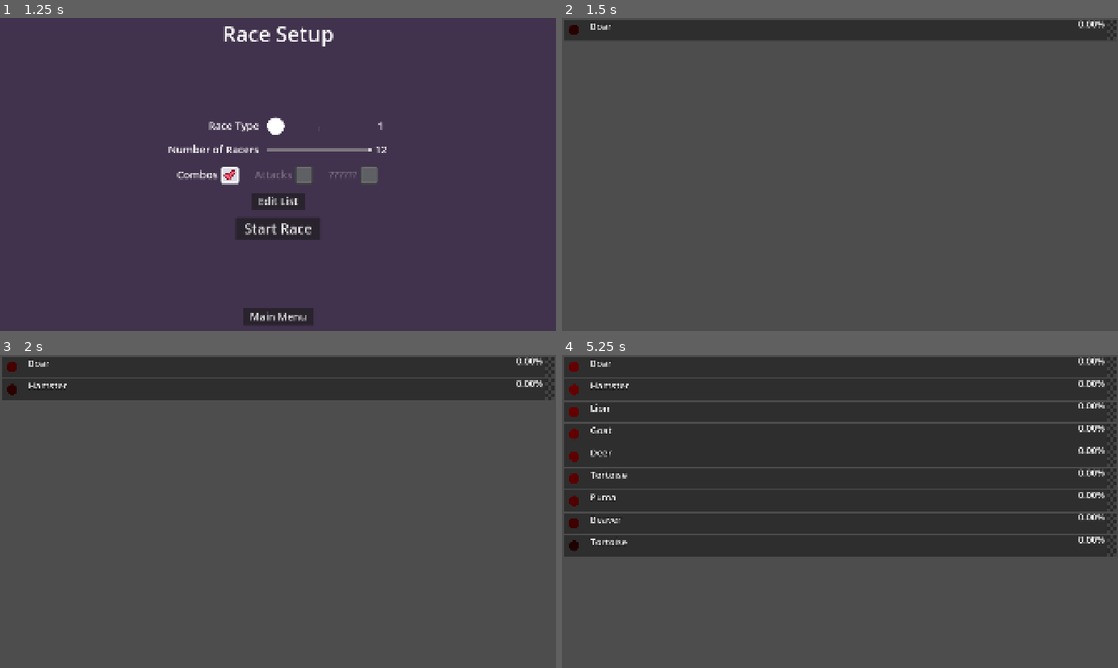
Above: before the commit, frames 1-4 (two rows, left to right).
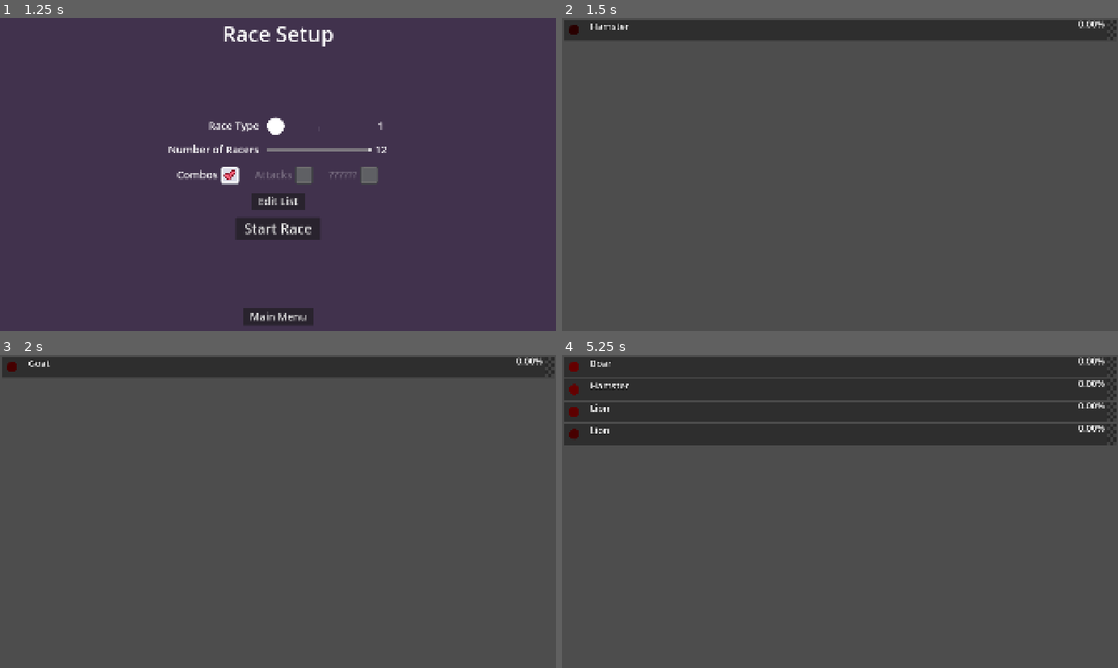
Above: after the commit, the same moments.

Repository: TheGoldenWombat/GoatPicker
Game: Godot game, scene res://hud/menu_controller.tscn
Same seed, same stepped clock (60 frames per second), same inputs: the game is played once before the commit and once after it. Sound files missing from this copy of the repository are replaced by a short silence.
Inputs:
- Up to frame 1 (1.25 s): click "Setup Race" at 0.5 s
- Up to frame 2 (1.5 s): click "Start Race" at 1.25 s
- Up to frame 3 (2 s): no input
- Up to frame 4 (5.25 s): no input

Frame 1 is identical in both runs. In frame 2, less than 0.1% of the frame differs, in the area x 5-12%, y 1-4%; in frame 3, 6.8%; in frame 4, 33%, in the area x 0-100%, y 22-65%.

Commit message:
Minor timer fix

Diff:
--- a/hud/menu_controller.tscn
+++ b/hud/menu_controller.tscn
@@ -39,7 +39,6 @@
 
 [node name="RaceScene" parent="." instance=ExtResource("5_remlu")]
 visible = false
-max_racers = 12
 
 [node name="PostRaceMenu" parent="." instance=ExtResource("6_mmt8c")]
 visible = false
--- a/hud/race_scene.gd
+++ b/hud/race_scene.gd
@@ -117,6 +117,7 @@
 func spawn_racers(mode: int = 1) -> void:
 	for i: int in number_of_racers:
 		var racer: Racer = racer_scene.instantiate()
+		var original_time_scale = racer.time_scale
 		# Set roll_min based on mode
 		if mode == 1: #NORMAL
 			racer.roll_min = 1
@@ -134,12 +135,13 @@
 		racer.attacks_enabled = attacks_enabled
 
 		racer.race_end.connect(on_race_end)
+
 		racer.randomizing_choice = true
 		racers_container.add_child(racer)
 		sfx_reel_spin.play(randf_range(0.0,6.0))
 		#await get_tree().create_timer(0.1).timeout # For debugging
-		var timer_length: float = 1.5 / racer.time_scale
-		await get_tree().create_timer(timer_length).timeout
+		var timer_length: float = 1.75 / original_time_scale
+		await get_tree().create_timer(0.75).timeout
 		sfx_reel_spin.stop()
 		sfx_reel_stop.play()
 		racer.randomizing_choice = false
--- a/project.godot
+++ b/project.godot
@@ -24,6 +24,7 @@
 
 window/size/viewport_width=1920
 window/size/viewport_height=1080
+window/size/mode=3
 window/size/sharp_corners=true
 window/stretch/mode="canvas_items"
 mouse_cursor/custom_image="uid://84dr4hlsdjue"
--- a/racer.tscn
+++ b/racer.tscn
@@ -30,7 +30,6 @@
 offset_bottom = 72.0
 size_flags_horizontal = 3
 script = ExtResource("1_aicwh")
-time_scale = 20.0
 rect = NodePath("ColorRect")
 line = NodePath("ColorRect/Line")
 line_grad = NodePath("ColorRect/Line/LineGradient")
